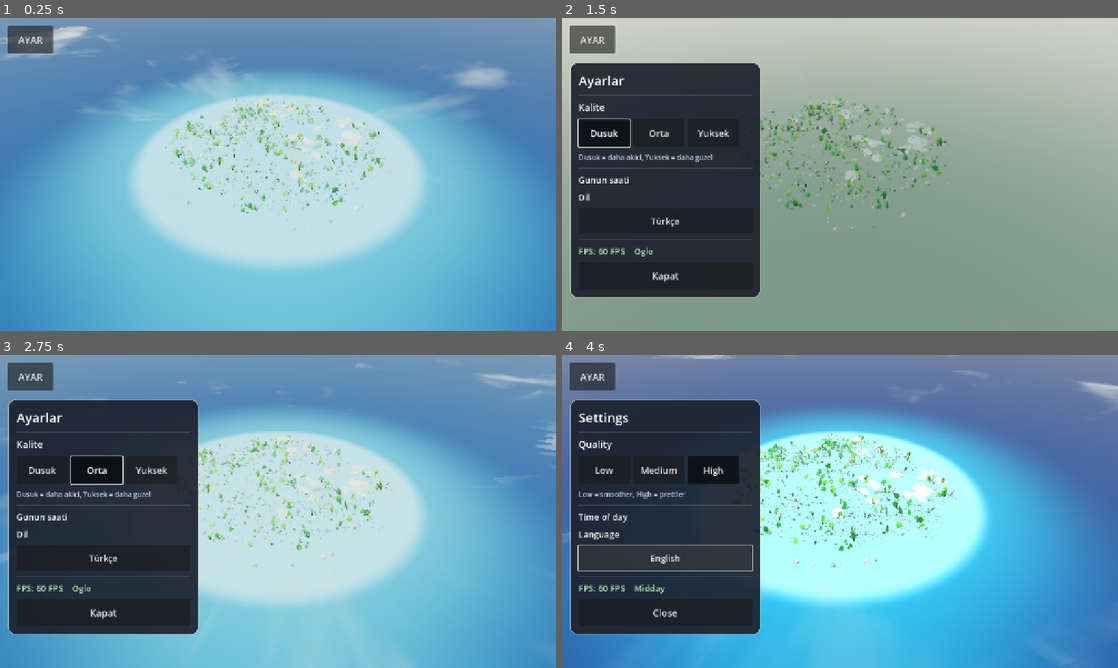
Above: before the commit, frames 1-4 (two rows, left to right).
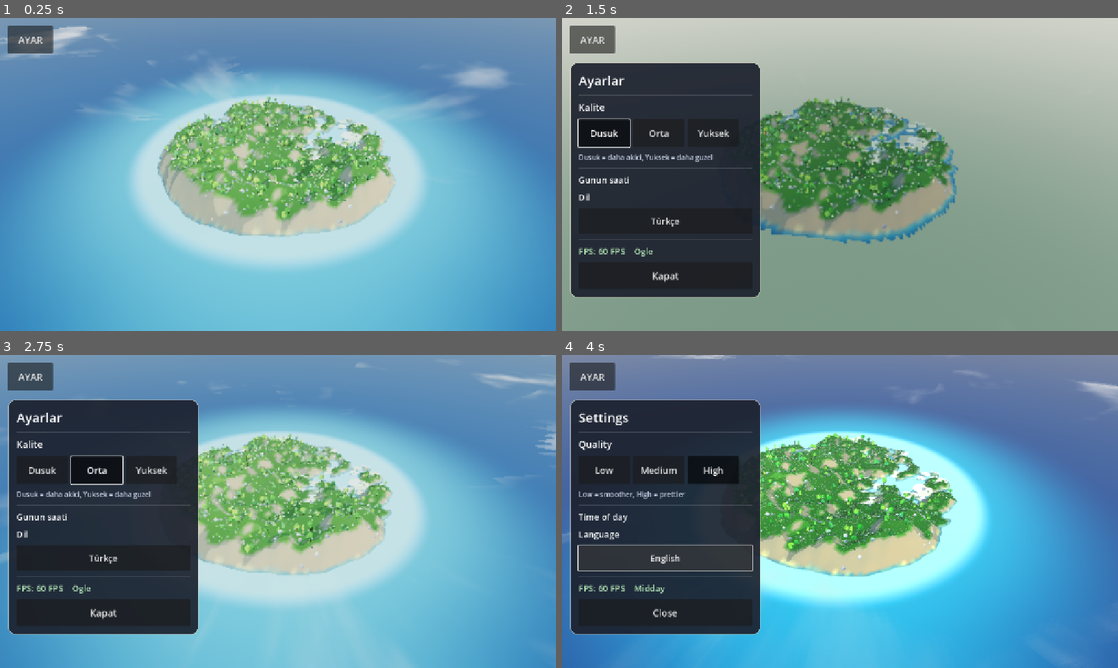
Above: after the commit, the same moments.

Repository: eraslan19j/game
Game: Godot game, scene res://scenes/world/world.tscn
Two runs of this game, one before a commit and one after it. Both use one fixed random seed, a clock stepped at 60 frames per second and the inputs below.
Inputs:
- Up to frame 1 (0.25 s): no input
- Up to frame 2 (1.5 s): click "AYAR" at 0.5 s; click "Dusuk" at 1.25 s
- Up to frame 3 (2.75 s): click "Orta" at 2 s
- Up to frame 4 (4 s): click "Yuksek" at 2.75 s; click "Türkçe" at 3.5 s

The runs differ from the first frame. In frame 1, 14% of the frame differs, in the area x 28-71%, y 25-70%; in frame 2, 11%; in frame 3, 12%; in frame 4, 12%.
Error before the commit: Out of bounds set index '0' (on base: 'PackedInt32Array') (res://scripts/world/terrain.gd:193)

Commit message:
Duzeltme: indices.resize dongunun disinda olmaliydi (yigin tasmasi)
Co-authored-by: arena-agent <297053741+arena-agent@users.noreply.github.com>

Diff:
--- a/scripts/world/terrain.gd
+++ b/scripts/world/terrain.gd
@@ -198,7 +198,7 @@
 			indices[k + 1] = i3
 			indices[k + 2] = i2
 			k += 3
-		indices.resize(k)
+	indices.resize(k)
 
 	var arrays := []
 	arrays.resize(Mesh.ARRAY_MAX)
